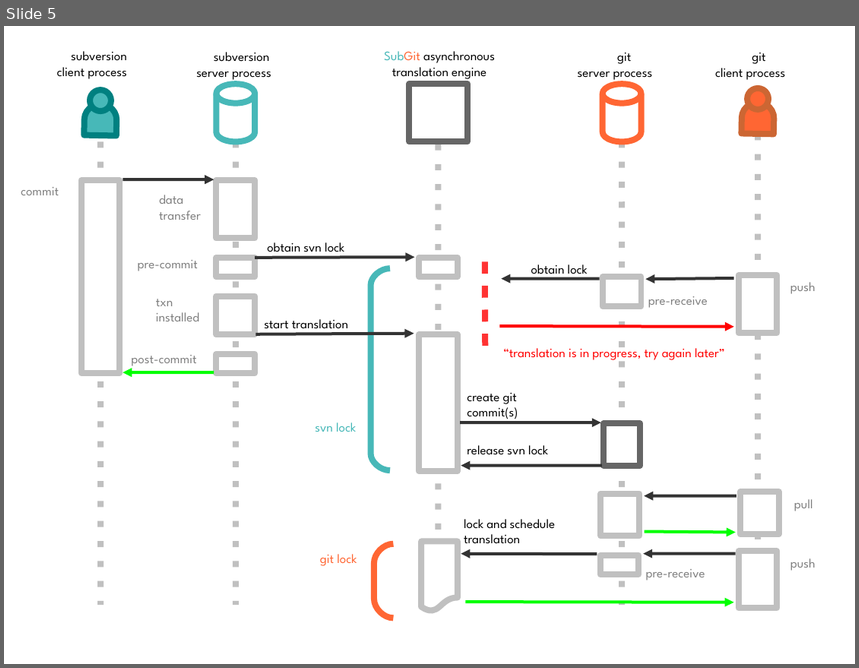
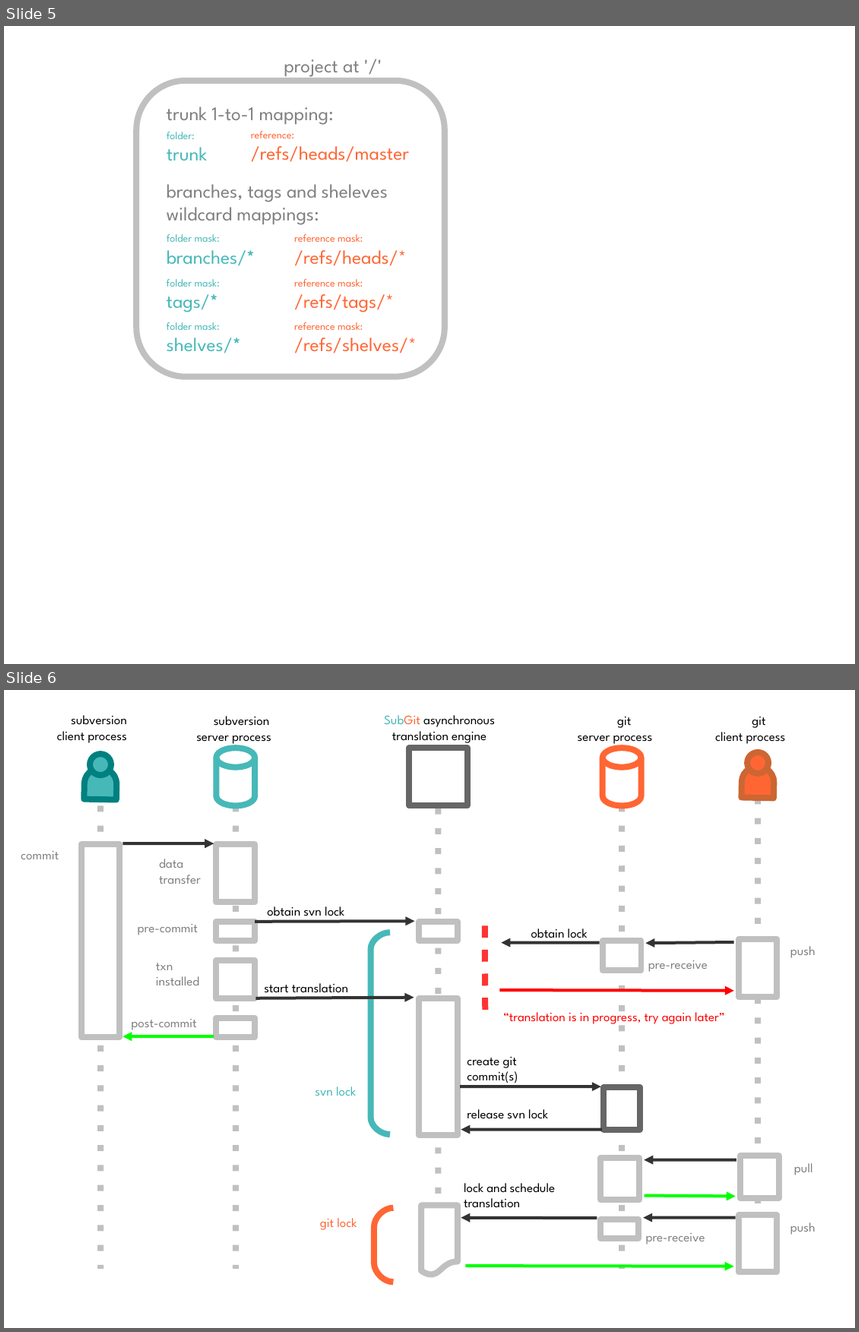
Before and after one commit to vs/subgit-book, a slide deck: subgit-book.odp. Shown one above the other, each under a label of ours: slide 5 before the commit, slides 5 and 6 after it. The pictures are 859x668 and 859x1332 pixels, drawn with LibreOffice and Linux fonts; fonts in the diff are those of the drawing. Boxes give left, top, right and bottom in pixels: in the first picture for what was removed or moved away, otherwise in the second. Text is boxed around its words. In the diff, an @@ line names an element or a change of style, - is before the commit and + after.

```diff
--- a/subgit-book.odp
+++ b/subgit-book.odp
@@ slide 5 added at [4,26,855,664], background #FFFFFF @@
@@ text added at [284,59,360,79], 18 pt, text #808080 @@
+project at '/'
@@ rounded rectangle added at [136,81,444,377], outline #C0C0C0 5.67 pt @@
@@ text added at [167,107,334,125], 18 pt, text #808080 @@
+trunk 1-to-1 mapping:
@@ text added at [167,132,207,161], 10 pt, text #47B8B8 @@
+folder:
+trunk
@@ text added at [251,131,409,162], 18 pt, text #FF6633 @@
+reference:
+/refs/heads/master
@@ text added at [167,184,388,225], 18 pt, text #808080 @@
+branches, tags and sheleves
+wildcard mappings:
@@ text added at [167,234,255,266], 10 pt, text #47B8B8 @@
+folder mask:
+branches/*
@@ text added at [294,234,406,266], 10 pt, text #FF6633 @@
+reference mask:
+/refs/heads/*
@@ text added at [167,279,220,313], 10 pt, text #47B8B8 @@
+folder mask:
+tags/*
@@ text added at [294,279,394,313], 10 pt, text #FF6633 @@
+reference mask:
+/refs/tags/*
@@ text added at [167,322,241,354], 10 pt, text #47B8B8 @@
+folder mask:
+shelves/*
@@ text added at [294,322,417,354], 18 pt, text #FF6633 @@
+reference mask:
+/refs/shelves/*
@@ what was slide 5 is now slide 6 @@
```
Also in this commit, not shown: 2 slides changed, 5 other files.
